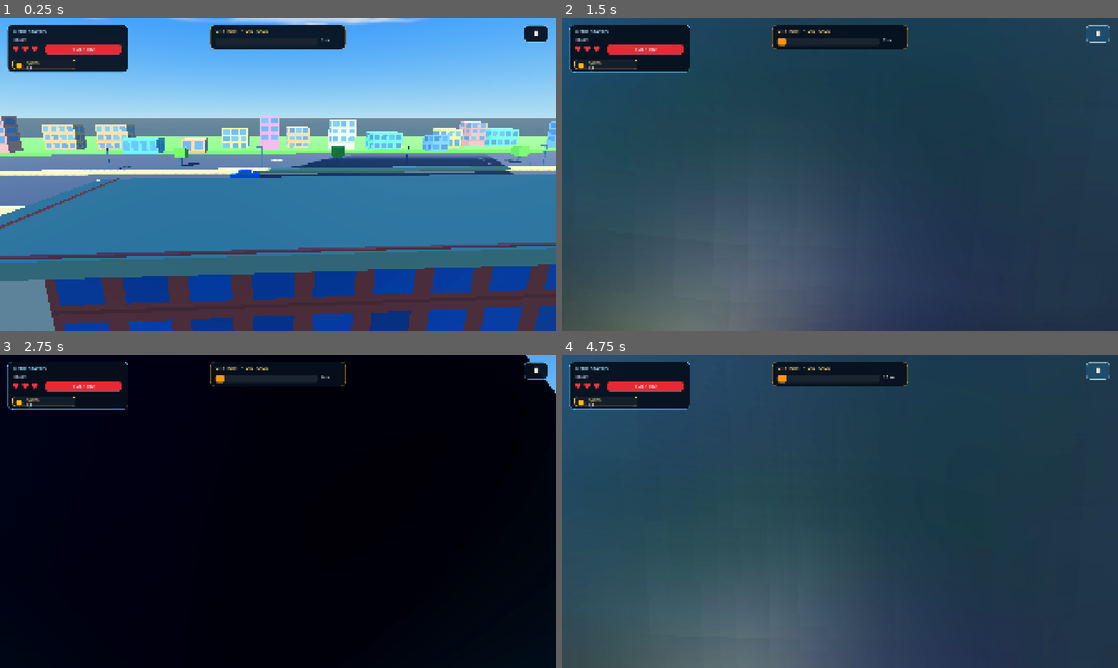
Above: before the commit, frames 1-4 (two rows, left to right).
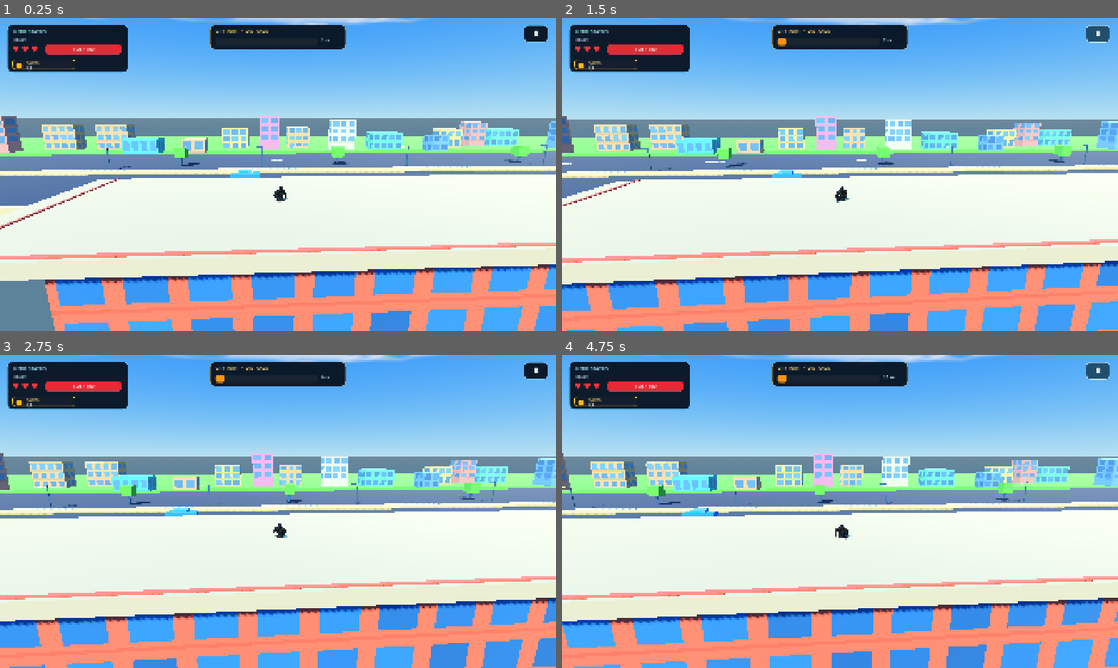
Above: after the commit, the same moments.

Repository: nnamdinwali/shadow-killer
Game: Godot game, scene res://node_3d.tscn
The game is run twice, just before and just after one commit, with the same random seed, the same clock (stepped at 60 frames per second) and the same inputs.
Inputs (mouse positions are in pixels of both pictures, inside the frame that each line leads up to):
- Up to frame 1 (0.25 s): no input
- Up to frame 2 (1.5 s): click "Ⅱ" at 0.5 s; click "▶" at 1.25 s
- Up to frame 3 (2.75 s): click (139, 536) at 2 s
- Up to frame 4 (4.75 s): click (979, 536) at 2.75 s; click "Ⅱ" at 3.5 s; click "▶" at 4.25 s

The runs differ from the first frame. In frame 1, 48% of the frame differs, in the area x 0-100%, y 40-100%; in frame 2, 95%, in the area x 0-100%, y 0-100%; in frame 3, 94%; in frame 4, 95%.

Commit message:
Scale runner model to player size

Diff:
--- a/runner.tscn
+++ b/runner.tscn
@@ -11,6 +11,7 @@
 script = ExtResource("2_controller")
 
 [node name="CharacterModel" parent="." instance=ExtResource("1_model")]
+scale = Vector3(0.011, 0.011, 0.011)
 
 [node name="CollisionShape3D" type="CollisionShape3D" parent="."]
 position = Vector3(0, 0.95, 0)
